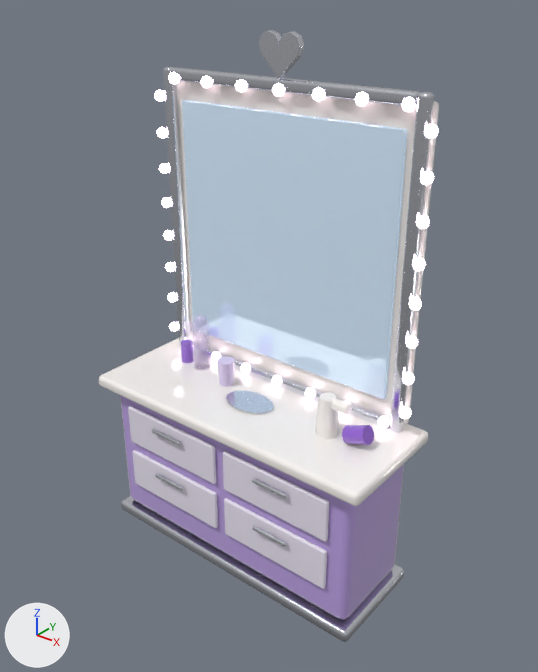
Renders of the glTF model public/assets/interiors/salao/mirror_station_lit.glb from each side of a commit.
Camera for both pictures: a 50 mm camera at (1.85, -2.19, 2.54) aimed at (0.07, 0.03, 1.16). The lights are fixed; the arrows at lower left show +X, +Y and +Z. The picture after the commit comes second.

The scene before the commit, as lines of its bpy script (objects in view):
```python
ob_mirror_station_lit = bpy.data.objects.new('mirror_station_lit', me_mirror_station_lit)
ob_mirror_station_lit.location = (0.0, 0.0, 0.0)
```
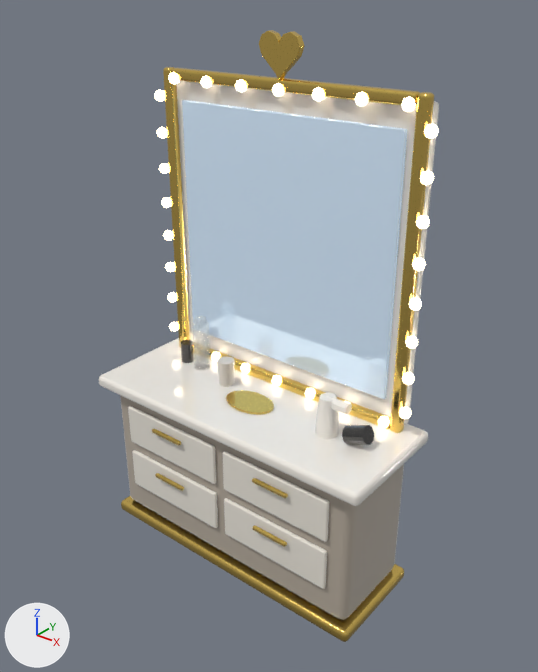
Pixel boxes (x1, y1, x2, y2) of what changed, in the pictures (538 x 672 px):
'mirror_station_lit', recoloured, surface changed
    both: (99, 30, 439, 642)

Patch to the scene script:
```diff
--- a/public/assets/interiors/salao/mirror_station_lit.glb.py
+++ b/public/assets/interiors/salao/mirror_station_lit.glb.py
@@ mat_trim_002 @@
 mat_trim_002 = principled_material('trim.002')
-mat_trim_002.base_color = (0.768, 0.791, 0.855)  # white #e3e6ee
+mat_trim_002.base_color = (0.888, 0.624, 0.156)  # yellow #f2cf6e
 mat_trim_002.metallic = 1.0
-mat_trim_002.roughness = 0.16
+mat_trim_002.roughness = 0.14
@@ mat_base_002 @@
 mat_base_002 = principled_material('base.002')
-mat_base_002.base_color = (0.533, 0.376, 0.823)  # purple #c1a5ea
+mat_base_002.base_color = (0.485, 0.423, 0.347)  # grey #b9ae9f
 mat_base_002.roughness = 0.18
@@ mat_white_002 @@
 mat_white_002 = principled_material('white.002')
-mat_white_002.base_color = (1.0, 0.956, 0.922)  # white #fffaf6
+mat_white_002.base_color = (0.922, 0.88, 0.807)  # white #f6f1e8
 mat_white_002.roughness = 0.12
@@ mat_accent_002 @@
 mat_accent_002 = principled_material('accent.002')
-mat_accent_002.base_color = (0.896, 0.839, 0.973)  # white #f3ecfc
+mat_accent_002.base_color = (0.888, 0.839, 0.745)  # white #f2ece0
 mat_accent_002.roughness = 0.14
@@ mat_glow_002 @@
 mat_glow_002.roughness = 0.3
-mat_glow_002.emission_color = (1.0, 0.807, 0.922)  # pale pink #ffe8f6
+mat_glow_002.emission_color = (1.0, 0.839, 0.624)  # beige #ffeccf
 mat_glow_002.emission_strength = 5.0
@@ mat_accent2_002 @@
 mat_accent2_002 = principled_material('accent2.002')
-mat_accent2_002.base_color = (0.296, 0.12, 0.672)  # purple #9461d6
+mat_accent2_002.base_color = (0.0242, 0.0232, 0.0222)  # black #2b2a29
 mat_accent2_002.roughness = 0.08
@@ mat_soft_002 @@
 mat_soft_002 = principled_material('soft.002')
-mat_soft_002.base_color = (0.745, 0.631, 0.939)  # purple #e0d0f8
+mat_soft_002.base_color = (0.687, 0.624, 0.539)  # pale yellow #d8cfc2
 mat_soft_002.roughness = 0.1
```
